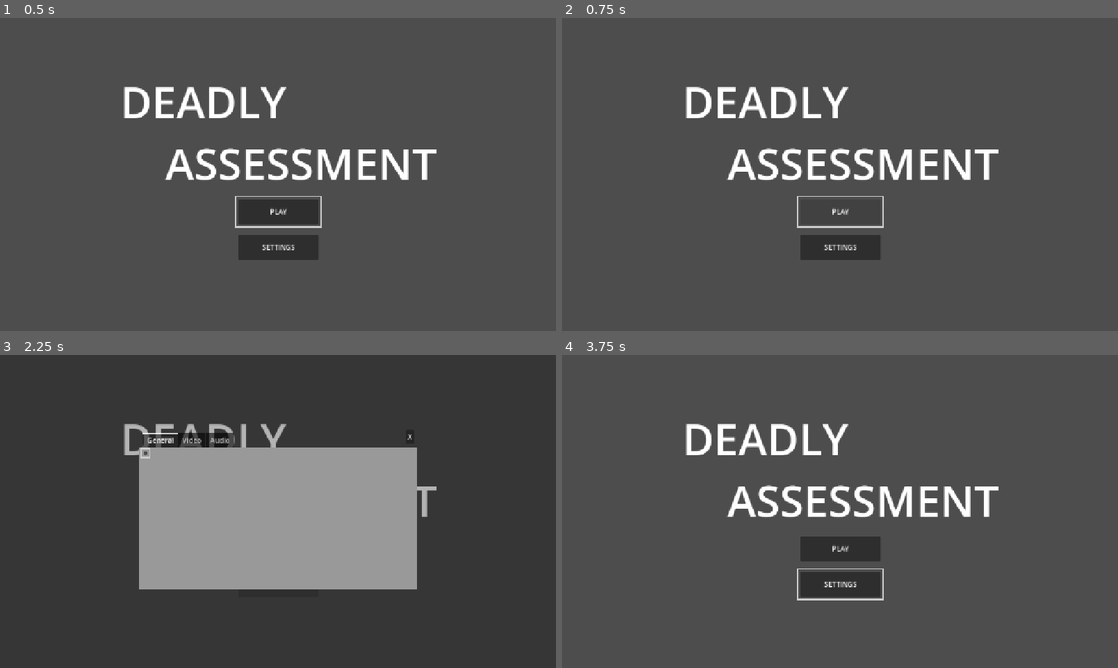
Above: before the commit, frames 1-4 (two rows, left to right).
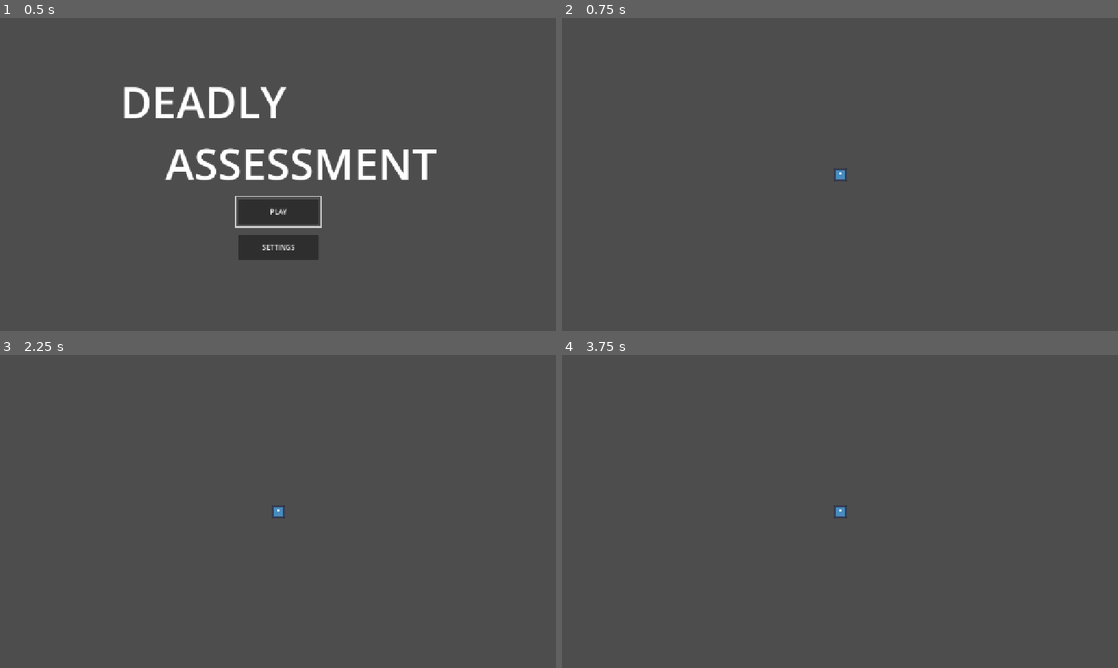
Above: after the commit, the same moments.

Repository: Zed-z/assess-survivors
Game: Godot game, scene res://scenes/main_menu/main_menu.tscn
The game is run twice, just before and just after one commit, with the same random seed, the same clock (stepped at 60 frames per second) and the same inputs. The engine's default icon, where the game draws it, is replaced by a stand-in: a white triangle on a blue panel in a dark square.
Inputs (mouse positions are in pixels of both pictures, inside the frame that each line leads up to):
- Up to frame 1 (0.5 s): no input
- Up to frame 2 (0.75 s): click "PLAY" at 0.5 s
- Up to frame 3 (2.25 s): click (278, 549) at 1.25 s, where only the run before the commit has a clickable "PLAY"; click (278, 583) at 2 s, where only the run before the commit has a clickable "SETTINGS"
- Up to frame 4 (3.75 s): click (706, 452) at 2.77 s; click (973, 436) at 3.5 s, where only the run before the commit has a clickable "X"

Frame 1 is identical in both runs. In frame 2, 4.8% of the frame differs, in the area x 22-79%, y 22-78%; in frame 3, 24%; in frame 4, 5.9%.

Commit message:
added baisic movement

Diff:
--- /dev/null
+++ b/objects/enemies/test_enemy/test_enemy.tscn
@@ -0,0 +1,14 @@
+[gd_scene load_steps=3 format=3 uid="uid://dbefpu7ce12k2"]
+
+[ext_resource type="Texture2D" uid="uid://cigsdewro07vk" path="res://icon.svg" id="1_uo7vn"]
+
+[sub_resource type="CircleShape2D" id="CircleShape2D_ck1x7"]
+
+[node name="TestEnemy" type="CharacterBody2D"]
+
+[node name="Sprite2D" type="Sprite2D" parent="."]
+modulate = Color(0.980392, 0.0117647, 0, 1)
+texture = ExtResource("1_uo7vn")
+
+[node name="CollisionShape2D" type="CollisionShape2D" parent="."]
+shape = SubResource("CircleShape2D_ck1x7")
--- /dev/null
+++ b/objects/player/player.gd
@@ -0,0 +1,13 @@
+extends CharacterBody2D
+
+
+@export var SPEED :float = 300.0
+
+
+
+func _physics_process(delta: float) -> void:
+
+	var direction := Input.get_vector("game_left","game_right","game_up","game_down").normalized()
+	velocity = direction * SPEED;
+
+	move_and_slide()
--- /dev/null
+++ b/objects/player/player.tscn
@@ -0,0 +1,18 @@
+[gd_scene load_steps=4 format=3 uid="uid://ct88pvgyokerc"]
+
+[ext_resource type="Texture2D" uid="uid://cigsdewro07vk" path="res://icon.svg" id="1_cqmt1"]
+[ext_resource type="Script" uid="uid://bpko7pdk264ld" path="res://objects/player/player.gd" id="1_g7ett"]
+
+[sub_resource type="CircleShape2D" id="CircleShape2D_5lq1w"]
+
+[node name="Player" type="CharacterBody2D"]
+motion_mode = 1
+wall_min_slide_angle = 0.0
+script = ExtResource("1_g7ett")
+
+[node name="Sprite2D" type="Sprite2D" parent="."]
+scale = Vector2(0.24, 0.24)
+texture = ExtResource("1_cqmt1")
+
+[node name="CollisionShape2D" type="CollisionShape2D" parent="."]
+shape = SubResource("CircleShape2D_5lq1w")
--- a/project.godot
+++ b/project.godot
@@ -55,6 +55,30 @@
 , Object(InputEventJoypadButton,"resource_local_to_scene":false,"resource_name":"","device":-1,"button_index":10,"pressure":0.0,"pressed":true,"script":null)
 ]
 }
+game_left={
+"deadzone": 0.2,
+"events": [Object(InputEventKey,"resource_local_to_scene":false,"resource_name":"","device":-1,"window_id":0,"alt_pressed":false,"shift_pressed":false,"ctrl_pressed":false,"meta_pressed":false,"pressed":false,"keycode":0,"physical_keycode":65,"key_label":0,"unicode":97,"location":0,"echo":false,"script":null)
+, Object(InputEventKey,"resource_local_to_scene":false,"resource_name":"","device":-1,"window_id":0,"alt_pressed":false,"shift_pressed":false,"ctrl_pressed":false,"meta_pressed":false,"pressed":false,"keycode":0,"physical_keycode":4194319,"key_label":0,"unicode":0,"location":0,"echo":false,"script":null)
+]
+}
+game_right={
+"deadzone": 0.2,
+"events": [Object(InputEventKey,"resource_local_to_scene":false,"resource_name":"","device":-1,"window_id":0,"alt_pressed":false,"shift_pressed":false,"ctrl_pressed":false,"meta_pressed":false,"pressed":false,"keycode":0,"physical_keycode":68,"key_label":0,"unicode":100,"location":0,"echo":false,"script":null)
+, Object(InputEventKey,"resource_local_to_scene":false,"resource_name":"","device":-1,"window_id":0,"alt_pressed":false,"shift_pressed":false,"ctrl_pressed":false,"meta_pressed":false,"pressed":false,"keycode":0,"physical_keycode":4194321,"key_label":0,"unicode":0,"location":0,"echo":false,"script":null)
+]
+}
+game_up={
+"deadzone": 0.2,
+"events": [Object(InputEventKey,"resource_local_to_scene":false,"resource_name":"","device":-1,"window_id":0,"alt_pressed":false,"shift_pressed":false,"ctrl_pressed":false,"meta_pressed":false,"pressed":false,"keycode":0,"physical_keycode":87,"key_label":0,"unicode":119,"location":0,"echo":false,"script":null)
+, Object(InputEventKey,"resource_local_to_scene":false,"resource_name":"","device":-1,"window_id":0,"alt_pressed":false,"shift_pressed":false,"ctrl_pressed":false,"meta_pressed":false,"pressed":false,"keycode":0,"physical_keycode":4194320,"key_label":0,"unicode":0,"location":0,"echo":false,"script":null)
+]
+}
+game_down={
+"deadzone": 0.2,
+"events": [Object(InputEventKey,"resource_local_to_scene":false,"resource_name":"","device":-1,"window_id":0,"alt_pressed":false,"shift_pressed":false,"ctrl_pressed":false,"meta_pressed":false,"pressed":false,"keycode":0,"physical_keycode":4194322,"key_label":0,"unicode":0,"location":0,"echo":false,"script":null)
+, Object(InputEventKey,"resource_local_to_scene":false,"resource_name":"","device":-1,"window_id":0,"alt_pressed":false,"shift_pressed":false,"ctrl_pressed":false,"meta_pressed":false,"pressed":false,"keycode":0,"physical_keycode":83,"key_label":0,"unicode":115,"location":0,"echo":false,"script":null)
+]
+}
 
 [rendering]
 
--- /dev/null
+++ b/scenes/combat_scenes/test_scene.tscn
@@ -0,0 +1,10 @@
+[gd_scene load_steps=2 format=3 uid="uid://fnao1rs5haap"]
+
+[ext_resource type="PackedScene" uid="uid://ct88pvgyokerc" path="res://objects/player/player.tscn" id="1_41wyt"]
+
+[node name="TestScene" type="Node2D"]
+
+[node name="Camera2D" type="Camera2D" parent="."]
+
+[node name="Player" parent="." instance=ExtResource("1_41wyt")]
+scale = Vector2(0.998866, 0.986525)
--- /dev/null
+++ b/scenes/main_menu/change_scene_button.gd
@@ -0,0 +1,9 @@
+extends Button
+
+
+@export_file("*.tscn") var filepath : String
+
+
+
+func _pressed() -> void:
+	get_tree().change_scene_to_file(filepath)
--- a/scenes/main_menu/main_menu.tscn
+++ b/scenes/main_menu/main_menu.tscn
@@ -1,7 +1,8 @@
-[gd_scene load_steps=3 format=3 uid="uid://d1sq1okbpyorw"]
+[gd_scene load_steps=4 format=3 uid="uid://d1sq1okbpyorw"]
 
 [ext_resource type="Theme" uid="uid://df2r57b2stnof" path="res://themes/ui.tres" id="1_0ebjn"]
 [ext_resource type="Script" uid="uid://6ixe52l0owps" path="res://scenes/main_menu/main_menu.gd" id="1_fsom3"]
+[ext_resource type="Script" uid="uid://bfn4l4e5i8p0j" path="res://scenes/main_menu/change_scene_button.gd" id="3_ob46e"]
 
 [node name="MainMenu" type="Control"]
 layout_mode = 3
@@ -44,6 +45,8 @@
 grow_horizontal = 2
 grow_vertical = 2
 text = "PLAY"
+script = ExtResource("3_ob46e")
+filepath = "uid://fnao1rs5haap"
 
 [node name="SettingsButton" type="Button" parent="."]
 layout_mode = 1
Not shown, added: objects/player/player.gd.uid
Not shown, added: scenes/main_menu/change_scene_button.gd.uid
